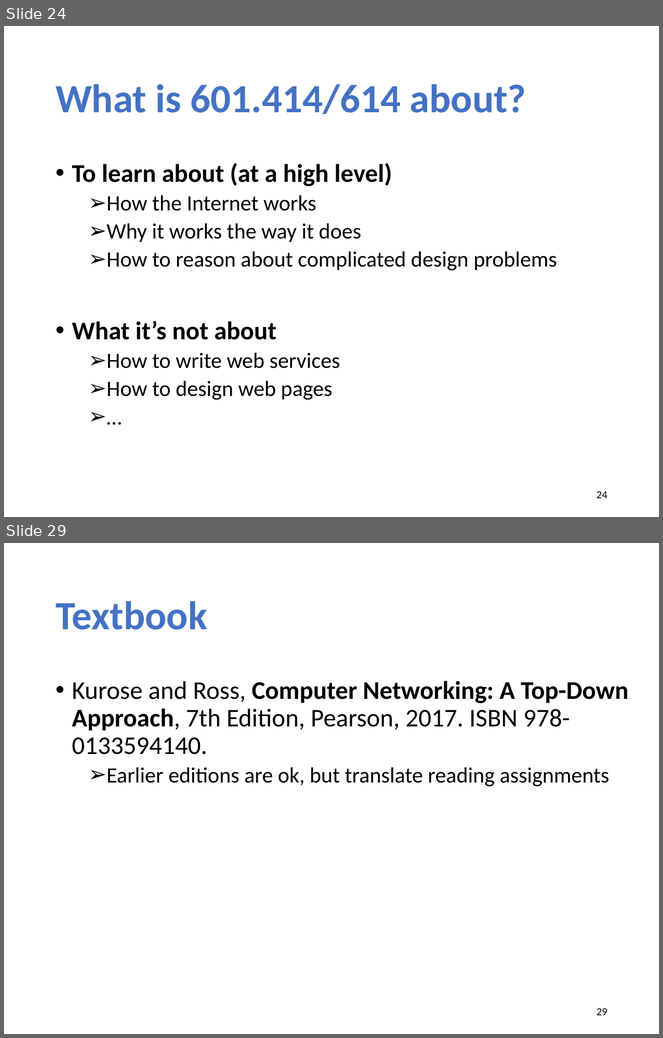
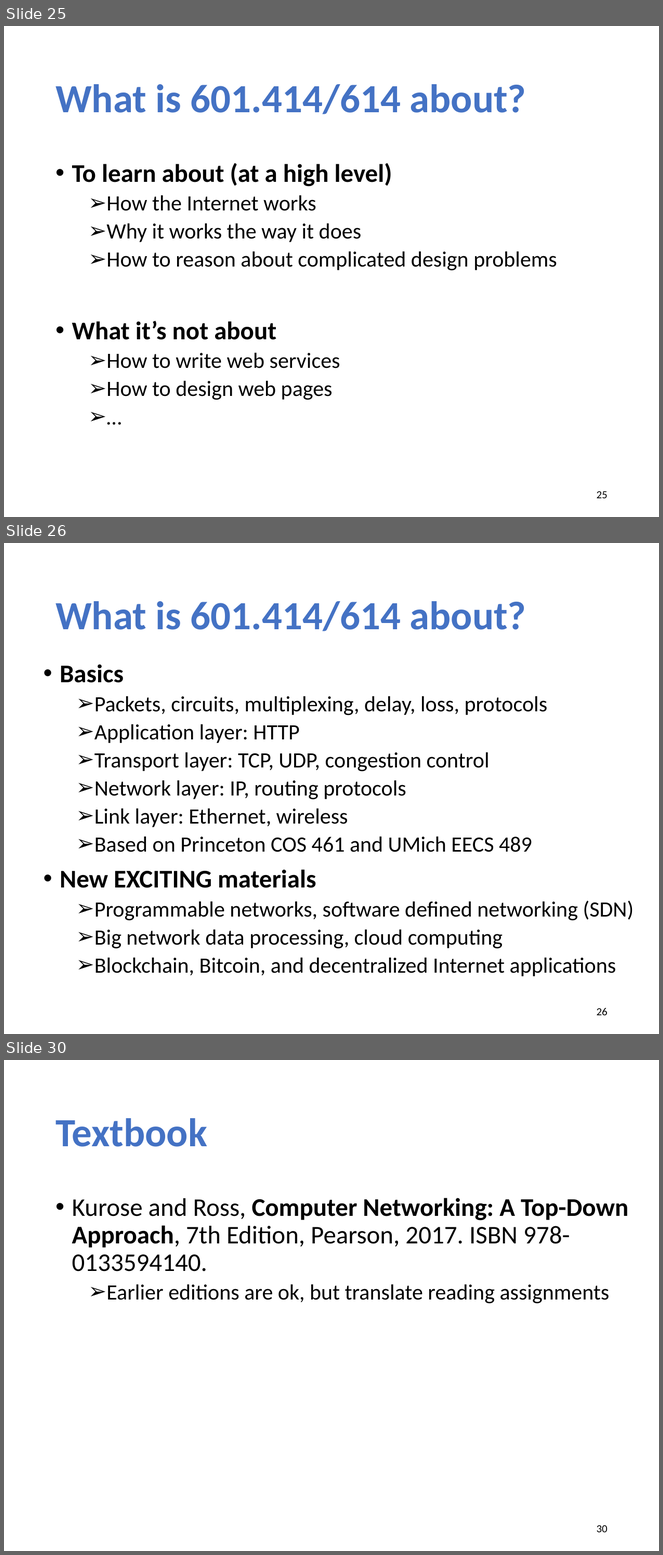
Before and after one commit to xinjin/course-net, a slide deck: slides/lec01_introduction.pptx. Shown one above the other, each under a label of ours: slides 24 and 29 before the commit, slides 25, 26 and 30 after it; the slides between them are not shown. The pictures are 663x1038 and 663x1555 pixels, drawn with LibreOffice and Linux fonts; fonts in the diff are those of the drawing. Boxes give left, top, right and bottom in pixels: in the first picture for what was removed or moved away, otherwise in the second. Text is boxed around its words. In the diff, an @@ line names an element or a change of style, - is before the commit and + after.

```diff
--- a/slides/lec01_introduction.pptx
+++ b/slides/lec01_introduction.pptx
@@ slide 26 added at <box>4,543,659,1034</box>, background #FFFFFF @@
@@ title added at <box>55,601,526,631</box>, 44 pt, text #4472C4, bold @@
+What is 601.414/614 about?
@@ text added at <box>60,664,634,977</box>, 24 pt, text #000000 @@
+• Basics
+  ➢ Packets, circuits, multiplexing, delay, loss, protocols
+  ➢ Application layer: HTTP
+  ➢ Transport layer: TCP, UDP, congestion control
+  ➢ Network layer: IP, routing protocols
+  ➢ Link layer: Ethernet, wireless
+  ➢ Based on Princeton COS 461 and UMich EECS 489
+• New EXCITING materials
+  ➢ Programmable networks, software defined networking (SDN)
+  ➢ Big network data processing, cloud computing
+  ➢ Blockchain, Bitcoin, and decentralized Internet applications
@@ page number added at <box>597,1008,608,1016</box>, 12 pt, text #000000 @@
+26
@@ what was slide 24 is now slide 25 @@
@@ page number at <box>597,491,608,499</box>: text changed @@
-24
+25
@@ what was slide 29 is now slide 30 @@
@@ page number at <box>597,1525,608,1533</box>: text changed @@
-29
+30
```
Also in this commit, not shown: 10 slides changed, 1 other slide added, 1 slide removed, 1 other file.
